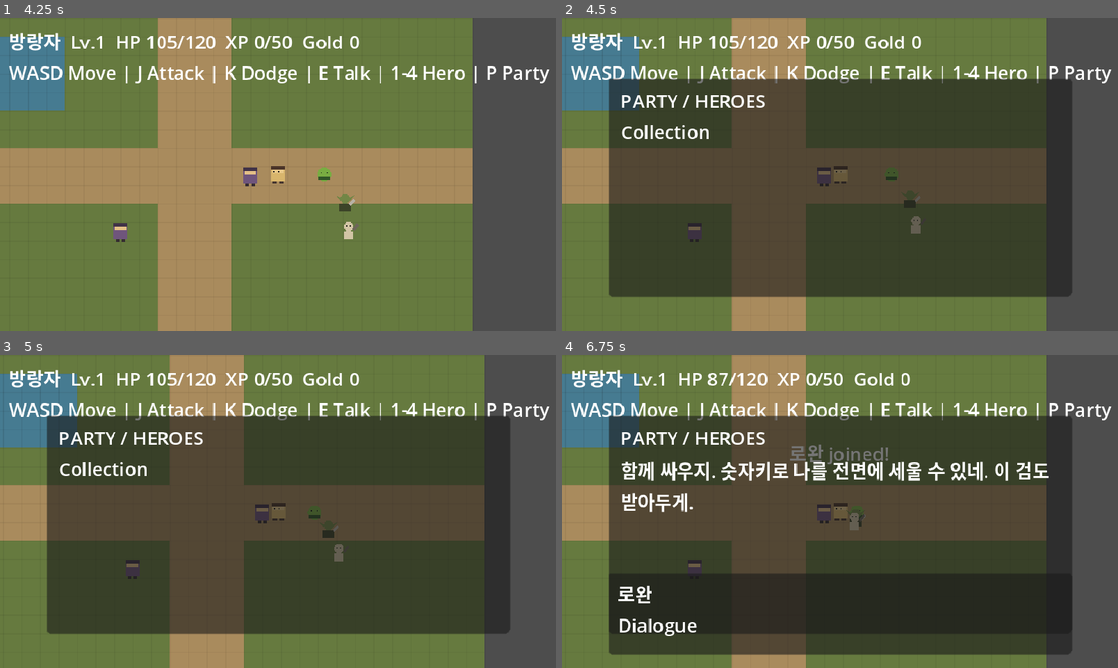
Above: before the commit, frames 1-4 (two rows, left to right).
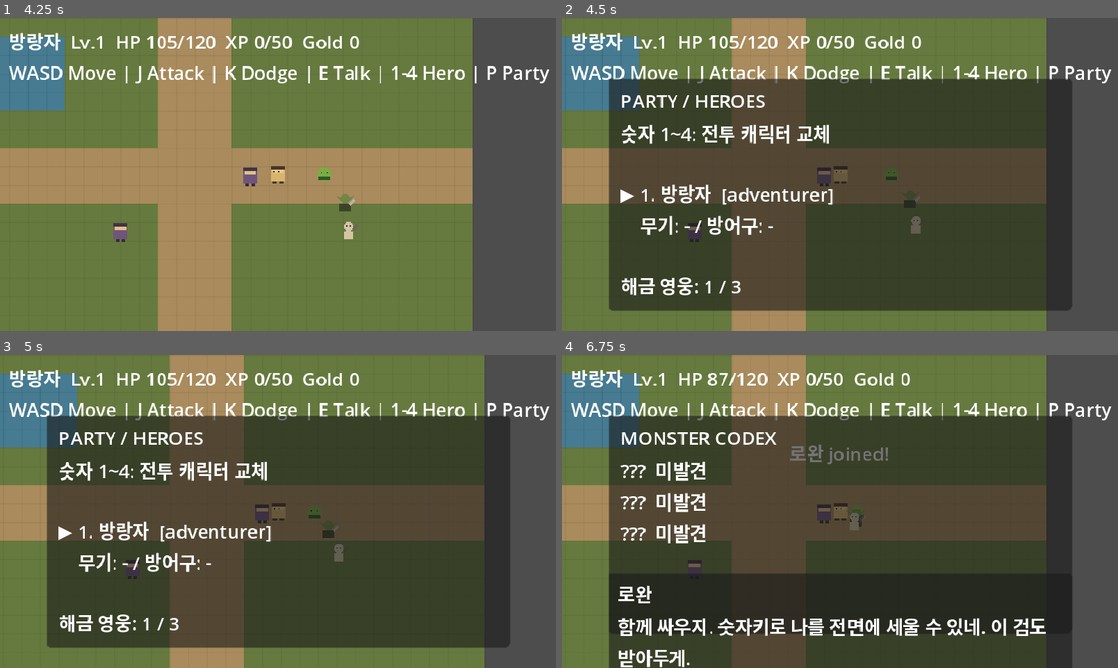
Above: after the commit, the same moments.

Repository: tjqmf14-source/rpg-game-v1
Game: Godot game, scene res://scenes/main.tscn
The game is run twice, just before and just after one commit, with the same random seed, the same clock (stepped at 60 frames per second) and the same inputs.
Inputs (mouse positions are in pixels of both pictures, inside the frame that each line leads up to):
- Up to frame 1 (4.25 s): tap Enter at 0.5 s; move the mouse to (400, 158) at 0.52 s; hold Right (ui_right) 0.53-1.28 s; tap E at 0.6 s; click (400, 158) at 0.67 s; tap Space at 0.77, 1.52, 3.02, 3.77 s; move the mouse to (166, 190) at 1.27 s; hold Down (ui_down) 1.28-2.03 s; tap J at 1.35 s; move the mouse to (333, 105) at 2.02 s; hold Right (ui_right) 2.03-2.78 s; tap K at 2.1 s; move the mouse to (250, 237) at 2.77 s; hold Up (ui_up) 2.78-3.53 s; tap 1 at 2.85 s; click (250, 237) at 2.92 s; move the mouse to (444, 221) at 3.52 s; hold Left (ui_left) from 3.53 s (still down); tap 4 at 3.6 s
- Up to frame 2 (4.5 s): keep holding Left (ui_left); move the mouse to (673, 127) at 4.27 s; tap P at 4.35 s
- Up to frame 3 (5 s): keep holding Left (ui_left); tap Space at 4.52 s
- Up to frame 4 (6.75 s): move the mouse to (867, 511) at 5.02 s; release Left (ui_left) at 5.03 s; hold Down (ui_down) 5.03-5.78 s; tap I at 5.1 s; click (867, 511) at 5.17 s; move the mouse to (756, 433) at 5.77 s; hold Right (ui_right) 5.78-6.53 s; tap C at 5.85 s; tap Space at 6.02 s; move the mouse to (962, 495) at 6.52 s; hold Up (ui_up) from 6.53 s (still down); tap E at 6.6 s

Frame 1 is identical in both runs. In frame 2, 6.2% of the frame differs, in the area x 8-92%, y 34-94%; in frame 3, 6.2%; in frame 4, 9.1%, in the area x 8-92%, y 24-100%.
Error before the commit: Invalid assignment of property or key 'text' with value of type 'String' on a base object of type 'null instance'. (res://scripts/ui/collection_panel.gd:77)

Commit message:
fix: remove conflicting unique UI node names

Diff:
--- a/scenes/main.tscn
+++ b/scenes/main.tscn
@@ -173,12 +173,12 @@
 [node name="VBox" type="VBoxContainer" parent="UI/CollectionPanel/Margin"]
 layout_mode = 2
 
-[node name="Title" type="Label" parent="UI/CollectionPanel/Margin/VBox"]
+[node name="CollectionTitle" type="Label" parent="UI/CollectionPanel/Margin/VBox"]
 unique_name_in_owner = true
 layout_mode = 2
 text = "PARTY / HEROES"
 
-[node name="Body" type="Label" parent="UI/CollectionPanel/Margin/VBox"]
+[node name="CollectionBody" type="Label" parent="UI/CollectionPanel/Margin/VBox"]
 unique_name_in_owner = true
 layout_mode = 2
 text = "Collection"
